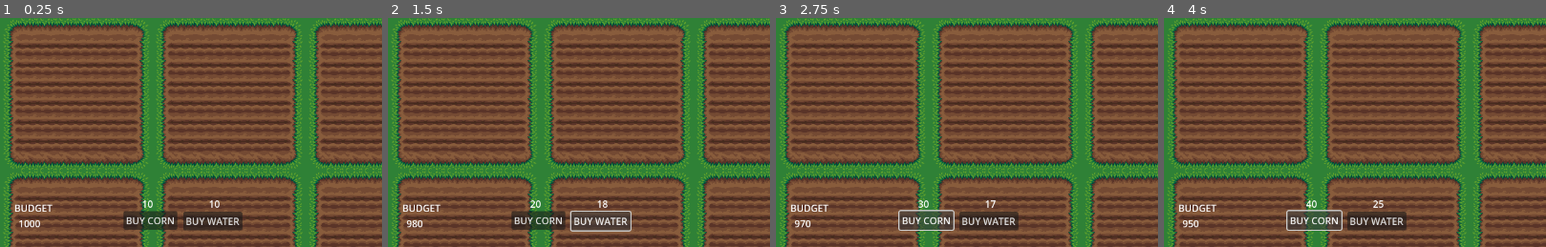
Above: before the commit, frames 1-4 (left to right).
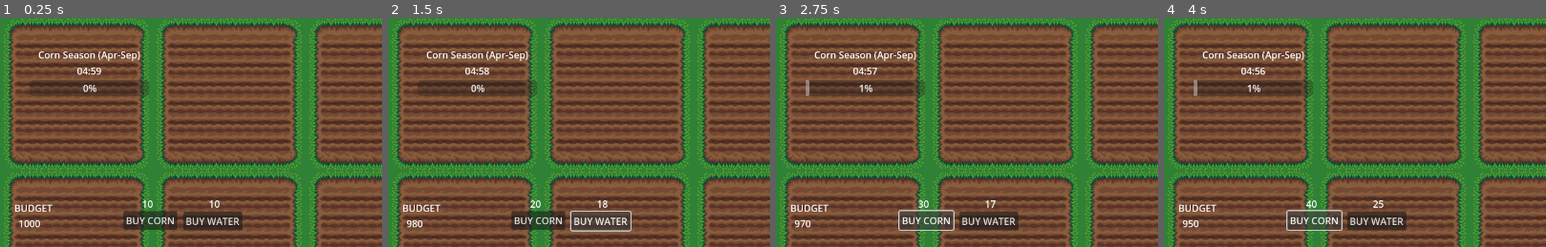
Above: after the commit, the same moments.

Repository: Code-for-Sydney/CodeForSeedney
Game: Godot game, scene res://scenes/world.tscn
Same seed, same stepped clock (60 frames per second), same inputs: the game is played once before the commit and once after it. This scene is started directly instead of the project's main scene.
Inputs:
- Up to frame 1 (0.25 s): no input
- Up to frame 2 (1.5 s): click "BUY CORN" at 0.5 s; click "BUY WATER" at 1.25 s
- Up to frame 3 (2.75 s): click "BUY CORN" at 2 s
- Up to frame 4 (4 s): click "BUY WATER" at 2.75 s; click "BUY CORN" at 3.5 s
The pictures show only the part of the screen within x 0-50%, y 0-50%; the shares and areas given below are measured in that part.

The runs differ from the first frame. In frame 1, 1.9% of the frame differs, in the area x 7-39%, y 14-35%; in frame 2, 1.9%; in frame 3, 1.9%; in frame 4, 1.9%.

Commit message:
🐤🏵️ ↝ [CLIMATE-1 STATE-2 TIMING-1]: Weather data for states added

Diff:
--- a/scenes/MainMenu.gd
+++ b/scenes/MainMenu.gd
@@ -8,6 +8,7 @@
 @onready var new_game_panel: Panel = $NewGamePanel
 @onready var player_name_input: LineEdit = $NewGamePanel/VBoxContainer/PlayerNameInput
 @onready var state_dropdown: OptionButton = $NewGamePanel/VBoxContainer/StateDropdown
+@onready var state_info_label: RichTextLabel = $NewGamePanel/VBoxContainer/StateInfoLabel
 @onready var start_game_button: Button = $NewGamePanel/VBoxContainer/ButtonContainer/StartGameButton
 @onready var back_button: Button = $NewGamePanel/VBoxContainer/ButtonContainer/BackButton
 
@@ -89,12 +90,50 @@
 	if default_index != -1:
 		state_dropdown.selected = default_index
 
+	if not state_dropdown.item_selected.is_connected(_on_state_selected):
+		state_dropdown.item_selected.connect(_on_state_selected)
+
+	update_state_info()
+
 func _on_new_game_pressed():
 	"""Show the new game setup panel"""
 	if new_game_panel:
 		new_game_panel.visible = true
 	if player_name_input:
 		player_name_input.grab_focus()
+	update_state_info()
+
+func _on_state_selected(index: int):
+	"""Called when a state is selected from the dropdown"""
+	update_state_info()
+
+func update_state_info():
+	"""Update the state information display"""
+	if not state_dropdown or not state_info_label:
+		return
+
+	if state_dropdown.selected >= 0:
+		var selected_state = Global.us_states[state_dropdown.selected]
+		var state_info = Global.get_state_info(selected_state)
+
+		var difficulty_color = ""
+		match state_info.difficulty:
+			"easy": difficulty_color = "[color=green]"
+			"medium": difficulty_color = "[color=orange]"
+			"hard": difficulty_color = "[color=red]"
+
+		var info_text = """[center]Temperature: %d°F | Moisture: %d%%
+Sunlight: %.1fh | Rainfall: %d"
+Difficulty: %s%s[/color][/center]""" % [
+			state_info.temp,
+			state_info.moisture,
+			state_info.sunlight,
+			state_info.rainfall,
+			difficulty_color,
+			state_info.difficulty.capitalize()
+		]
+
+		state_info_label.text = info_text
 
 func _on_continue_pressed():
 	"""Load existing save and start the game"""
@@ -123,7 +162,6 @@
 
 	var player_name = player_name_input.text.strip_edges()
 
-	# Validate input
 	if player_name.length() == 0:
 		show_error("Please enter your name!")
 		return
@@ -134,7 +172,6 @@
 
 	var selected_state = Global.us_states[state_dropdown.selected]
 
-	# Start new game
 	Global.start_new_game(player_name, selected_state)
 
 	get_tree().change_scene_to_file("res://scenes/world.tscn")
--- a/scenes/MainMenu.tscn
+++ b/scenes/MainMenu.tscn
@@ -1,12 +1,14 @@
-[gd_scene load_steps=2 format=3 uid="uid://bd4h2qj2v6u8x"]
+[gd_scene load_steps=2 format=3 uid="uid://nsjmsmals10j"]
 
-[ext_resource type="Script" path="res://scenes/MainMenu.gd" id="1_7xk4v"]
+[ext_resource type="Script" uid="uid://3b5qse7i7h5c" path="res://scenes/MainMenu.gd" id="1_7xk4v"]
 
 [node name="MainMenu" type="Control"]
 layout_mode = 3
 anchors_preset = 15
 anchor_right = 1.0
 anchor_bottom = 1.0
+grow_horizontal = 2
+grow_vertical = 2
 script = ExtResource("1_7xk4v")
 
 [node name="Background" type="ColorRect" parent="."]
@@ -14,6 +16,8 @@
 anchors_preset = 15
 anchor_right = 1.0
 anchor_bottom = 1.0
+grow_horizontal = 2
+grow_vertical = 2
 color = Color(0.2, 0.3, 0.2, 1)
 
 [node name="VBoxContainer" type="VBoxContainer" parent="."]
@@ -27,6 +31,8 @@
 offset_top = -150.0
 offset_right = 150.0
 offset_bottom = 150.0
+grow_horizontal = 2
+grow_vertical = 2
 
 [node name="TitleLabel" type="Label" parent="VBoxContainer"]
 layout_mode = 2
@@ -36,7 +42,6 @@
 
 [node name="SaveInfoLabel" type="Label" parent="VBoxContainer"]
 layout_mode = 2
-text = ""
 horizontal_alignment = 1
 vertical_alignment = 1
 
@@ -67,10 +72,12 @@
 anchor_top = 0.5
 anchor_right = 0.5
 anchor_bottom = 0.5
-offset_left = -200.0
-offset_top = -180.0
-offset_right = 200.0
-offset_bottom = 180.0
+offset_left = -220.0
+offset_top = -220.0
+offset_right = 220.0
+offset_bottom = 220.0
+grow_horizontal = 2
+grow_vertical = 2
 
 [node name="VBoxContainer" type="VBoxContainer" parent="NewGamePanel"]
 layout_mode = 1
@@ -81,6 +88,8 @@
 offset_top = 20.0
 offset_right = -20.0
 offset_bottom = -20.0
+grow_horizontal = 2
+grow_vertical = 2
 
 [node name="NewGameLabel" type="Label" parent="NewGamePanel/VBoxContainer"]
 layout_mode = 2
@@ -105,6 +114,12 @@
 [node name="StateDropdown" type="OptionButton" parent="NewGamePanel/VBoxContainer"]
 layout_mode = 2
 
+[node name="StateInfoLabel" type="RichTextLabel" parent="NewGamePanel/VBoxContainer"]
+custom_minimum_size = Vector2(0, 60)
+layout_mode = 2
+bbcode_enabled = true
+fit_content = true
+
 [node name="HSeparator2" type="HSeparator" parent="NewGamePanel/VBoxContainer"]
 layout_mode = 2
 
--- a/scenes/world.gd
+++ b/scenes/world.gd
@@ -2,13 +2,16 @@
 
 @onready var ground = $Ground
 @onready var crop_layer = $Crops
+
+@onready var season_label = $SeasonTimer/SeasonLabel
+@onready var time_label = $SeasonTimer/TimeLabel
+@onready var progress_bar = $SeasonTimer/ProgressBar
 
 var water_level : Dictionary
 var crop : Dictionary
 
 @export var block : Dictionary[String, BlockData]
 
-# Auto-save timer
 var auto_save_timer : Timer
 
 func _ready():
@@ -69,11 +72,13 @@
 
 func _unhandled_input(event):
 	if event is InputEventKey and event.pressed and event.keycode == KEY_ESCAPE:
-		# Save before returning to menu
 		Global.save_game()
 		get_tree().change_scene_to_file("res://scenes/MainMenu.tscn")
 
 func _physics_process(delta: float) -> void:
+	# Update timer UI
+	update_timer_ui()
+
 	for pos in water_level:
 		water_level[pos] -= delta
 		if water_level[pos] <= 0:
@@ -106,7 +111,6 @@
 
 			var harvested = harvesting(tile_pos)
 			if harvested:
-				# Save after harvesting
 				Global.save_game()
 
 		if event.button_index == MOUSE_BUTTON_RIGHT:
@@ -115,12 +119,15 @@
 func plant_crop(tile_pos: Vector2i):
 	"""Plant a crop and track the action"""
 	if Global.crops.has(Global.current_tool) and Global.crops[Global.current_tool] > 0:
+		if not Global.can_plant_crop(Global.current_tool):
+			print("Cannot plant ", Global.current_tool, " in current season: ", Global.get_current_season_name())
+			return
+
 		set_tile(Global.current_tool, tile_pos, crop_layer)
 		crop[tile_pos] = { "name" : Global.current_tool, "duration" : 0 }
 		Global.crops[Global.current_tool] -= 1
 		Global.track_crop_planted()
 
-		# Save after planting
 		Global.save_game()
 		print("Planted ", Global.current_tool, " at ", tile_pos)
 
@@ -136,18 +143,13 @@
 func watering_tile(tile_name: String, pos: Vector2i, amount: float = 1.0):
 	if Global.water > 0:
 		water_level[pos] = amount
-		#set_tile(tile_name, pos, ground, 1)
 		Global.water -= 1
 
 func drying_tile(pos):
 	var tile_pos = get_snapped_position(pos)
 	var data = ground.get_cell_tile_data(tile_pos)
-	#if data:
-		#var tile_name = data.get_custom_data("tile_name")
-		#set_tile(tile_name, pos, ground)
 
 func harvesting(pos) -> bool:
-	"""Harvest a crop and return true if something was harvested"""
 	if crop_layer.get_cell_source_id(pos) != -1 and crop.has(pos) and crop[pos]["duration"] < 0:
 		crop_layer.erase_cell(pos)
 		crop.erase(pos)
@@ -157,3 +159,14 @@
 		print("Harvested crop at ", pos, " for $", money_gained)
 		return true
 	return false
+
+func update_timer_ui():
+	if season_label:
+		season_label.text = Global.get_current_season_name()
+
+	if time_label:
+		var time_remaining = Global.get_season_time_remaining()
+		time_label.text = Global.format_time(time_remaining)
+
+	if progress_bar:
+		progress_bar.value = Global.get_season_progress()
--- a/scenes/world.tscn
+++ b/scenes/world.tscn
@@ -336,5 +336,27 @@
 script = ExtResource("9_7r4gi")
 metadata/_edit_use_anchors_ = true
 
+[node name="SeasonTimer" type="VBoxContainer" parent="."]
+offset_left = 50.0
+offset_top = 50.0
+offset_right = 250.0
+offset_bottom = 120.0
+
+[node name="SeasonLabel" type="Label" parent="SeasonTimer"]
+layout_mode = 2
+text = "Current Season"
+horizontal_alignment = 1
+
+[node name="TimeLabel" type="Label" parent="SeasonTimer"]
+layout_mode = 2
+text = "00:00"
+horizontal_alignment = 1
+
+[node name="ProgressBar" type="ProgressBar" parent="SeasonTimer"]
+layout_mode = 2
+max_value = 1.0
+step = 0.01
+value = 0.0
+
 [connection signal="pressed" from="Button_buy_corn" to="Label_corn" method="_on_button_buy_corn_pressed"]
 [connection signal="pressed" from="Button_buy_water" to="Label_water" method="_on_button_buy_water_pressed"]
--- a/scripts/SaveGame.gd
+++ b/scripts/SaveGame.gd
@@ -20,6 +20,9 @@
 @export var total_crops_harvested: int = 0
 @export var total_money_earned: int = 0
 
+@export var game_time_elapsed: float = 0.0
+@export var current_season: String = "spring"
+
 func _init():
 	save_date = Time.get_datetime_string_from_system()
 
@@ -35,12 +38,10 @@
 	world_water_levels.clear()
 	world_crops.clear()
 
-	# Convert water levels
 	for pos in water_levels:
 		var pos_string = vector2i_to_string(pos)
 		world_water_levels[pos_string] = water_levels[pos]
 
-	# Convert crop data
 	for pos in crop_data:
 		var pos_string = vector2i_to_string(pos)
 		world_crops[pos_string] = {
@@ -49,16 +50,13 @@
 		}
 
 func load_world_state() -> Dictionary:
-	"""Convert serialized world state back to usable format"""
 	var water_levels = {}
 	var crop_data = {}
 
-	# Convert water levels back to Vector2i keys
 	for pos_string in world_water_levels:
 		var pos = string_to_vector2i(pos_string)
 		water_levels[pos] = world_water_levels[pos_string]
 
-	# Convert crop data back to Vector2i keys
 	for pos_string in world_crops:
 		var pos = string_to_vector2i(pos_string)
 		crop_data[pos] = {
--- a/scripts/global.gd
+++ b/scripts/global.gd
@@ -16,6 +16,12 @@
 var total_money_earned: int = 0
 
 var current_world_scene = null
+
+# Timing system
+var game_time_elapsed: float = 0.0
+var current_season: String = "spring"  # Current growing season: "spring" (corn) or "fall" (wheat)
+var season_duration: float = 300.0  # 5 minutes per season
+var seasons = ["spring", "fall"]  # Spring = corn planting, Autumn = wheat planting || note - it's autumn, NOT fall. But, for our American viewers/judges...hmm
 
 const SAVE_FILE_PATH = "user://savegame.tres"
 
@@ -32,6 +38,60 @@
 	"West Virginia", "Wisconsin", "Wyoming"
 ]
 
+# State-specific agricultural data
+var state_data = {
+	"Alabama": {"temp": 85, "moisture": 75, "sunlight": 8.5, "rainfall": 52, "difficulty": "medium"},
+	"Alaska": {"temp": 45, "moisture": 45, "sunlight": 6.0, "rainfall": 22, "difficulty": "hard"},
+	"Arizona": {"temp": 95, "moisture": 35, "sunlight": 9.5, "rainfall": 9, "difficulty": "hard"},
+	"Arkansas": {"temp": 82, "moisture": 70, "sunlight": 8.0, "rainfall": 49, "difficulty": "easy"},
+	"California": {"temp": 75, "moisture": 55, "sunlight": 9.0, "rainfall": 20, "difficulty": "medium"},
+	"Colorado": {"temp": 65, "moisture": 50, "sunlight": 8.5, "rainfall": 15, "difficulty": "medium"},
+	"Connecticut": {"temp": 70, "moisture": 65, "sunlight": 7.5, "rainfall": 45, "difficulty": "easy"},
+	"Delaware": {"temp": 75, "moisture": 70, "sunlight": 8.0, "rainfall": 44, "difficulty": "easy"},
+	"Florida": {"temp": 88, "moisture": 80, "sunlight": 8.5, "rainfall": 54, "difficulty": "medium"},
+	"Georgia": {"temp": 83, "moisture": 75, "sunlight": 8.5, "rainfall": 50, "difficulty": "easy"},
+	"Hawaii": {"temp": 85, "moisture": 85, "sunlight": 8.0, "rainfall": 70, "difficulty": "easy"},
+	"Idaho": {"temp": 60, "moisture": 45, "sunlight": 8.0, "rainfall": 12, "difficulty": "medium"},
+	"Illinois": {"temp": 75, "moisture": 70, "sunlight": 7.5, "rainfall": 37, "difficulty": "easy"},
+	"Indiana": {"temp": 75, "moisture": 70, "sunlight": 7.5, "rainfall": 40, "difficulty": "easy"},
+	"Iowa": {"temp": 72, "moisture": 75, "sunlight": 7.5, "rainfall": 35, "difficulty": "easy"},
+	"Kansas": {"temp": 78, "moisture": 65, "sunlight": 8.5, "rainfall": 28, "difficulty": "easy"},
+	"Kentucky": {"temp": 75, "moisture": 70, "sunlight": 7.5, "rainfall": 46, "difficulty": "easy"},
+	"Louisiana": {"temp": 85, "moisture": 80, "sunlight": 8.0, "rainfall": 60, "difficulty": "medium"},
+	"Maine": {"temp": 60, "moisture": 60, "sunlight": 7.0, "rainfall": 42, "difficulty": "medium"},
+	"Maryland": {"temp": 72, "moisture": 65, "sunlight": 7.5, "rainfall": 41, "difficulty": "easy"},
+	"Massachusetts": {"temp": 68, "moisture": 65, "sunlight": 7.0, "rainfall": 44, "difficulty": "medium"},
+	"Michigan": {"temp": 68, "moisture": 65, "sunlight": 7.0, "rainfall": 32, "difficulty": "medium"},
+	"Minnesota": {"temp": 65, "moisture": 65, "sunlight": 7.5, "rainfall": 27, "difficulty": "medium"},
+	"Mississippi": {"temp": 82, "moisture": 75, "sunlight": 8.0, "rainfall": 55, "difficulty": "easy"},
+	"Missouri": {"temp": 75, "moisture": 70, "sunlight": 8.0, "rainfall": 40, "difficulty": "easy"},
+	"Montana": {"temp": 58, "moisture": 45, "sunlight": 8.0, "rainfall": 14, "difficulty": "hard"},
+	"Nebraska": {"temp": 72, "moisture": 65, "sunlight": 8.5, "rainfall": 23, "difficulty": "easy"},
+	"Nevada": {"temp": 85, "moisture": 30, "sunlight": 9.5, "rainfall": 9, "difficulty": "hard"},
+	"New Hampshire": {"temp": 65, "moisture": 60, "sunlight": 7.0, "rainfall": 42, "difficulty": "medium"},
+	"New Jersey": {"temp": 72, "moisture": 65, "sunlight": 7.5, "rainfall": 44, "difficulty": "easy"},
+	"New Mexico": {"temp": 80, "moisture": 40, "sunlight": 9.0, "rainfall": 14, "difficulty": "hard"},
+	"New York": {"temp": 68, "moisture": 65, "sunlight": 7.0, "rainfall": 39, "difficulty": "medium"},
+	"North Carolina": {"temp": 78, "moisture": 70, "sunlight": 8.0, "rainfall": 44, "difficulty": "easy"},
+	"North Dakota": {"temp": 60, "moisture": 55, "sunlight": 8.0, "rainfall": 17, "difficulty": "medium"},
+	"Ohio": {"temp": 72, "moisture": 70, "sunlight": 7.5, "rainfall": 39, "difficulty": "easy"},
+	"Oklahoma": {"temp": 80, "moisture": 60, "sunlight": 8.5, "rainfall": 36, "difficulty": "medium"},
+	"Oregon": {"temp": 65, "moisture": 55, "sunlight": 7.5, "rainfall": 36, "difficulty": "medium"},
+	"Pennsylvania": {"temp": 70, "moisture": 65, "sunlight": 7.5, "rainfall": 42, "difficulty": "easy"},
+	"Rhode Island": {"temp": 68, "moisture": 65, "sunlight": 7.0, "rainfall": 45, "difficulty": "medium"},
+	"South Carolina": {"temp": 80, "moisture": 75, "sunlight": 8.5, "rainfall": 48, "difficulty": "easy"},
+	"South Dakota": {"temp": 65, "moisture": 55, "sunlight": 8.0, "rainfall": 20, "difficulty": "medium"},
+	"Tennessee": {"temp": 78, "moisture": 70, "sunlight": 8.0, "rainfall": 47, "difficulty": "easy"},
+	"Texas": {"temp": 85, "moisture": 55, "sunlight": 9.0, "rainfall": 28, "difficulty": "medium"},
+	"Utah": {"temp": 70, "moisture": 45, "sunlight": 8.5, "rainfall": 12, "difficulty": "medium"},
+	"Vermont": {"temp": 62, "moisture": 60, "sunlight": 7.0, "rainfall": 41, "difficulty": "medium"},
+	"Virginia": {"temp": 75, "moisture": 70, "sunlight": 8.0, "rainfall": 43, "difficulty": "easy"},
+	"Washington": {"temp": 62, "moisture": 60, "sunlight": 7.5, "rainfall": 38, "difficulty": "medium"},
+	"West Virginia": {"temp": 68, "moisture": 65, "sunlight": 7.5, "rainfall": 44, "difficulty": "medium"},
+	"Wisconsin": {"temp": 65, "moisture": 65, "sunlight": 7.5, "rainfall": 32, "difficulty": "medium"},
+	"Wyoming": {"temp": 55, "moisture": 40, "sunlight": 8.0, "rainfall": 13, "difficulty": "hard"}
+}
+
 func _ready():
 	session_start_time = Time.get_ticks_msec() / 1000.0
 
@@ -48,12 +108,14 @@
 	game_start_time = Time.get_datetime_string_from_system()
 	session_start_time = Time.get_ticks_msec() / 1000.0
 
-	# Reset game state for new game
 	budget = 1000
 	crops = { "corn" : 10, "wheat" : 10, "soy" : 10 }
 	water = 10
 	fertiliser = 10
 	current_tool = "corn"
+
+	game_time_elapsed = 0.0
+	current_season = "spring"
 
 	save_game()
 
@@ -74,6 +136,8 @@
 		"total_crops_planted": total_crops_planted,
 		"total_crops_harvested": total_crops_harvested,
 		"total_money_earned": total_money_earned,
+		"game_time_elapsed": game_time_elapsed,
+		"current_season": current_season,
 		"save_date": Time.get_datetime_string_from_system()
 	}
 
@@ -112,6 +176,9 @@
 	save_game_resource.total_crops_harvested = total_crops_harvested
 	save_game_resource.total_money_earned = total_money_earned
 
+	save_game_resource.game_time_elapsed = game_time_elapsed
+	save_game_resource.current_season = current_season
+
 	if current_world_scene and current_world_scene.has_method("get_world_state"):
 		var world_state = current_world_scene.get_world_state()
 		save_game_resource.save_world_state(world_state.water_levels, world_state.crop_data)
@@ -172,6 +239,9 @@
 	total_crops_harvested = save_game_resource.total_crops_harvested
 	total_money_earned = save_game_resource.total_money_earned
 
+	game_time_elapsed = save_game_resource.game_time_elapsed if save_game_resource.has_method("get") and save_game_resource.get("game_time_elapsed") != null else 0.0
+	current_season = save_game_resource.current_season if save_game_resource.has_method("get") and save_game_resource.get("current_season") != null else "spring"
+
 	current_world_scene = save_game_resource
 	print("Loaded player: ", player_name, " from ", selected_state)
 
@@ -188,6 +258,9 @@
 	total_crops_planted = save_data.get("total_crops_planted", 0)
 	total_crops_harvested = save_data.get("total_crops_harvested", 0)
 	total_money_earned = save_data.get("total_money_earned", 0)
+
+	game_time_elapsed = save_data.get("game_time_elapsed", 0.0)
+	current_season = save_data.get("current_season", "spring")
 
 	var fake_save = SaveGame.new()
 	fake_save.player_name = player_name
@@ -255,27 +328,70 @@
 	return {}
 
 func track_crop_planted():
-	"""Increment crop planting counter"""
 	total_crops_planted += 1
 
 func track_crop_harvested(money_gained: int = 100):
-	"""Increment harvest counter and money earned"""
 	total_crops_harvested += 1
 	total_money_earned += money_gained
 
 func set_world_scene_reference(world_scene):
-	"""Set reference to current world scene for state saving"""
 	current_world_scene = world_scene
 
 func test_file_access():
-	"""Test if we can write to the save directory"""
 	var test_path = "user://test_write.txt"
 	var file = FileAccess.open(test_path, FileAccess.WRITE)
 	if file:
 		file.store_string("test")
 		file.close()
 		print("Write test successful")
-		# Clean up
 		DirAccess.remove_absolute(ProjectSettings.globalize_path(test_path))
 	else:
 		print("Write test failed - cannot access user directory")
+
+func _process(delta):
+	"""Update game time and handle season transitions"""
+	game_time_elapsed += delta
+
+	if game_time_elapsed >= season_duration:
+		advance_season()
+
+func advance_season():
+	"""Advance to the next growing season"""
+	game_time_elapsed = 0.0
+	if current_season == "spring":
+		current_season = "fall"
+	else:
+		current_season = "spring"
+
+	print("Season changed to: ", current_season)
+
+func get_season_time_remaining() -> float:
+	return season_duration - game_time_elapsed
+
+func get_season_progress() -> float:
+	return game_time_elapsed / season_duration
+
+func format_time(seconds: float) -> String:
+	var minutes = int(seconds / 60)
+	var secs = int(seconds) % 60
+	return "%02d:%02d" % [minutes, secs]
+
+func can_plant_crop(crop_name: String) -> bool:
+	if crop_name == "corn":
+		return current_season == "spring"  # Corn: April-September
+	elif crop_name == "wheat":
+		return current_season == "fall"    # Wheat: September-April
+	else:
+		return true  # Other crops can be planted anytime for now
+
+func get_current_season_name() -> String:
+	if current_season == "spring":
+		return "Corn Season (Apr-Sep)"
+	else:
+		return "Wheat Season (Sep-Apr)"
+
+func get_state_info(state_name: String) -> Dictionary:
+	if state_data.has(state_name):
+		return state_data[state_name]
+	else:
+		return {"temp": 70, "moisture": 60, "sunlight": 8.0, "rainfall": 35, "difficulty": "medium"}
